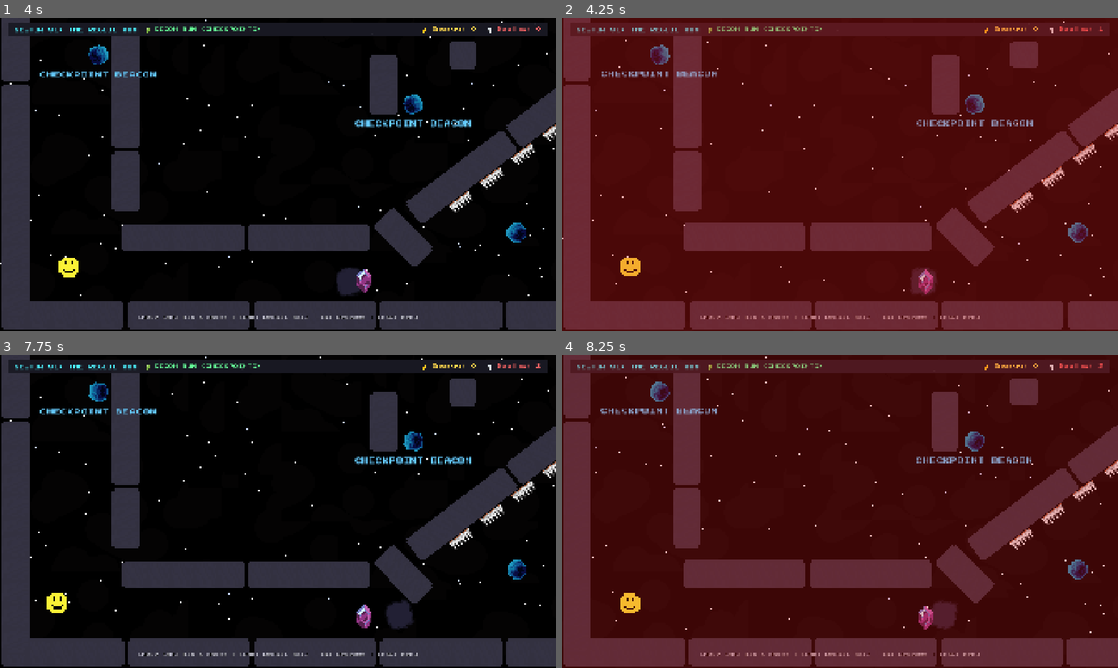
Above: before the commit, frames 1-4 (two rows, left to right).
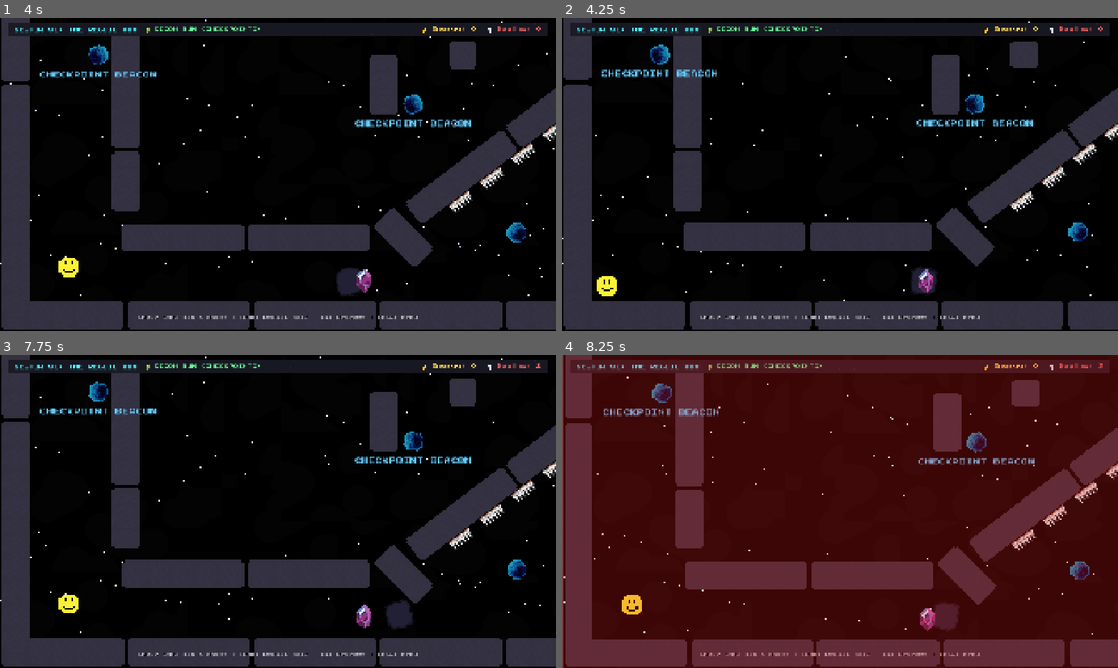
Above: after the commit, the same moments.

Repository: YuvalArchit04/Haven_Project
Game: Godot game, scene res://main_menu.tscn
Two runs of this game, one before a commit and one after it. Both use one fixed random seed, a clock stepped at 60 frames per second and the inputs below. Video files are missing from this copy of the repository; at most half a second of black plays in their place. Sound files missing from this copy of the repository are replaced by a short silence.
Inputs (mouse positions are in pixels of both pictures, inside the frame that each line leads up to):
- Up to frame 1 (4 s): click "START" at 0.5 s; click "START" at 1.25 s; click "EASY (CHECKPOINTS)" at 2 s; tap Enter at 2.75 s; move the mouse to (400, 158) at 2.77 s; press the mouse at (400, 158) at 2.78 s; move the mouse to (166, 190) at 3.52 s; release the mouse at (166, 190) at 3.53 s; right-click (166, 190) at 3.6 s; click (166, 190) at 3.8 s
- Up to frame 2 (4.25 s): no input
- Up to frame 3 (7.75 s): move the mouse to (333, 442) at 4.27 s; press the mouse at (333, 442) at 4.28 s; move the mouse to (250, 574) at 5.02 s; release the mouse at (250, 574) at 5.03 s; tap R at 5.1 s; click (250, 574) at 5.3 s; move the mouse to (444, 558) at 5.77 s; press the mouse at (444, 558) at 5.78 s; move the mouse to (111, 464) at 6.52 s; release the mouse at (111, 464) at 6.53 s; right-click (111, 464) at 6.6 s; click (111, 464) at 6.8 s; move the mouse to (305, 511) at 7.27 s; press the mouse at (305, 511) at 7.28 s
- Up to frame 4 (8.25 s): move the mouse to (756, 433) at 8.02 s; release the mouse at (756, 433) at 8.03 s; tap R at 8.1 s

Frame 1 is identical in both runs. In frame 2, 100% of the frame differs, in the area x 0-100%, y 0-100%; in frame 3, 1.0%; in frame 4, 5.6%.

Commit message:
Final Polishing(screen shake(extra)

Diff:
--- a/ball.gd
+++ b/ball.gd
@@ -118,16 +118,15 @@
 					col.disabled = true
 				current_state = State.READY
 
-				# 0.1s hit-stop delay before motion starts
 				if target_player:
 					target_player.velocity = Vector2.ZERO
-					var timer = get_tree().create_timer(0.1)
+					var timer = get_tree().create_timer(0.2)
 					timer.timeout.connect(func():
 						if target_player:
 							target_player.velocity = impact_dir * recall_speed * dash_multiplier
 							var game = target_player.get_parent()
 							if game and game.has_method("add_trauma"):
-								game.add_trauma(0.25)
+								game.add_trauma(0.45)
 					)
 			else:
 				var collision = move_and_collide(step_move)
